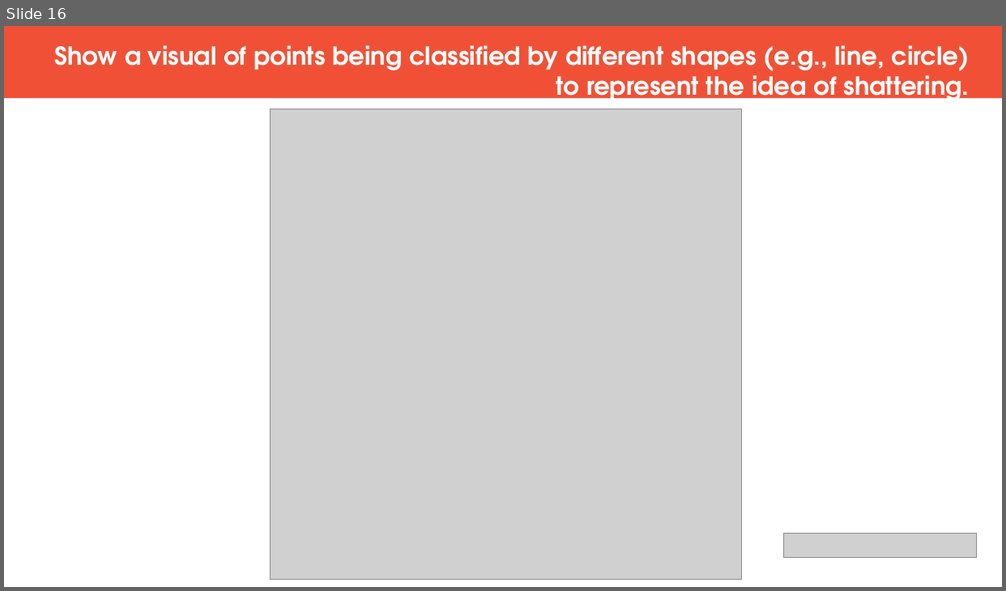
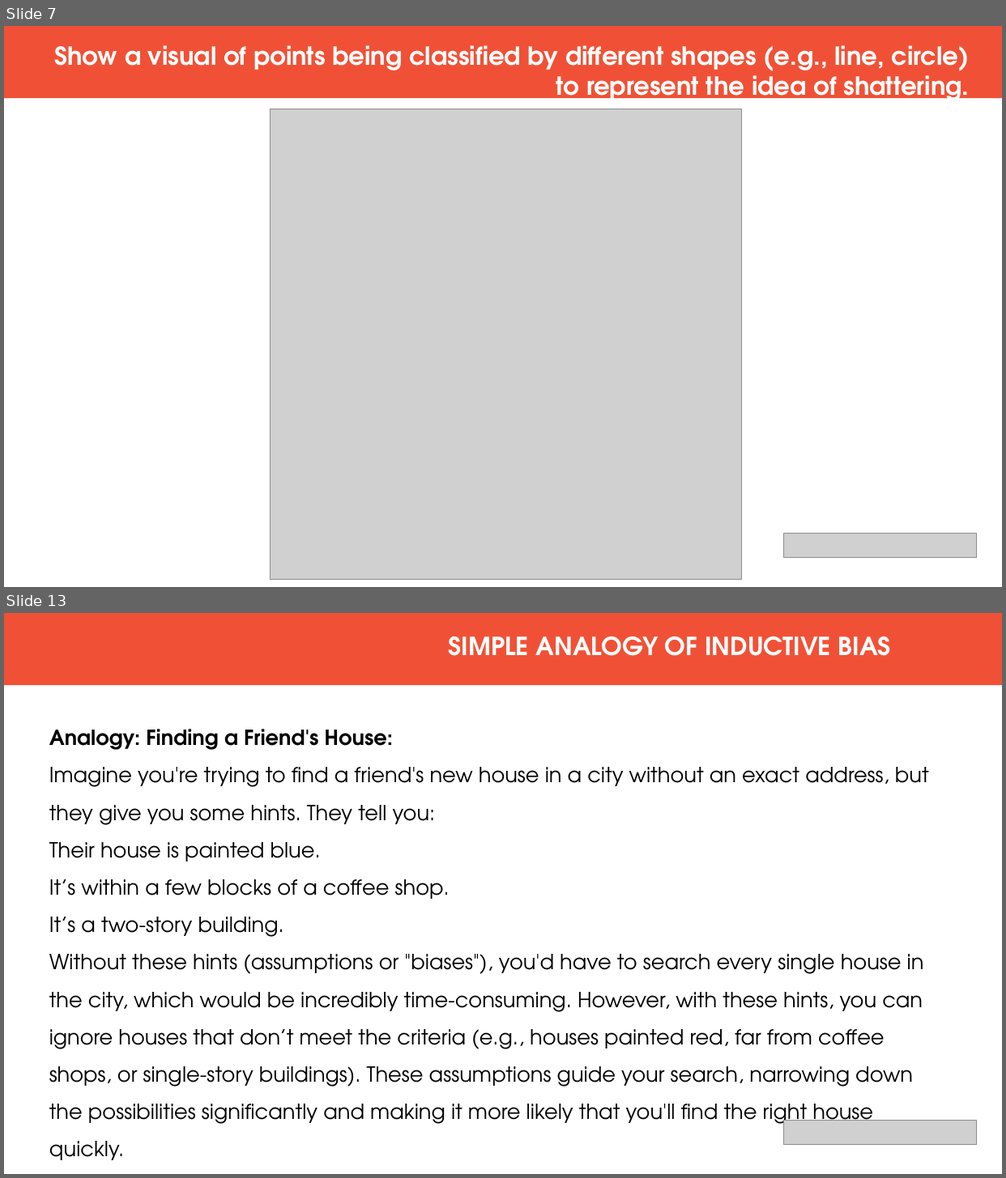
Before and after one commit to prabhaadevi123/IT-FACEPREP, a slide deck: MACHINE LEARNING PPT.pptx. Shown one above the other, each under a label of ours: slide 16 before the commit, slides 7 and 13 after it; the slides between them are not shown. The pictures are 1006x591 and 1006x1178 pixels, drawn with LibreOffice and Linux fonts; fonts in the diff are those of the drawing; grey boxes stand for pictures. Boxes give left, top, right and bottom in pixels: in the first picture for what was removed or moved away, otherwise in the second. Text is boxed around its words. In the diff, an @@ line names an element or a change of style, - is before the commit and + after.

```diff
--- a/MACHINE LEARNING PPT.pptx
+++ b/MACHINE LEARNING PPT.pptx
@@ slide 13 added at <box>4,613,1002,1174</box>, background #FFFFFF @@
@@ rectangle added at <box>4,613,1002,686</box>, fill #F05136 @@
@@ text added at <box>449,636,891,656</box>, 24 pt, text #FFFFFF, bold @@
+SIMPLE ANALOGY OF INDUCTIVE BIAS
@@ text added at <box>49,729,929,1130</box>, 20 pt, text #000000 @@
+Analogy: Finding a Friend's House:
+Imagine you're trying to find a friend's new house in a city without an exact address, but they give you some hints. They tell you:
+Their house is painted blue.
+It’s within a few blocks of a coffee shop.
+It’s a two-story building.
+Without these hints (assumptions or "biases"), you'd have to search every single house in the city, which would be incredibly time-consuming. However, with these hints, you can ignore houses that don’t meet the criteria (e.g., houses painted red, far from coffee shops, or single-story buildings). These assumptions guide your search, narrowing down the possibilities significantly and making it more likely that you'll find the right house quickly.
@@ picture added at <box>784,1121,978,1145</box> @@
@@ what was slide 16 is now slide 7 @@
```
Also in this commit, not shown: 4 slides changed, 10 other slides added, 9 slides removed.
